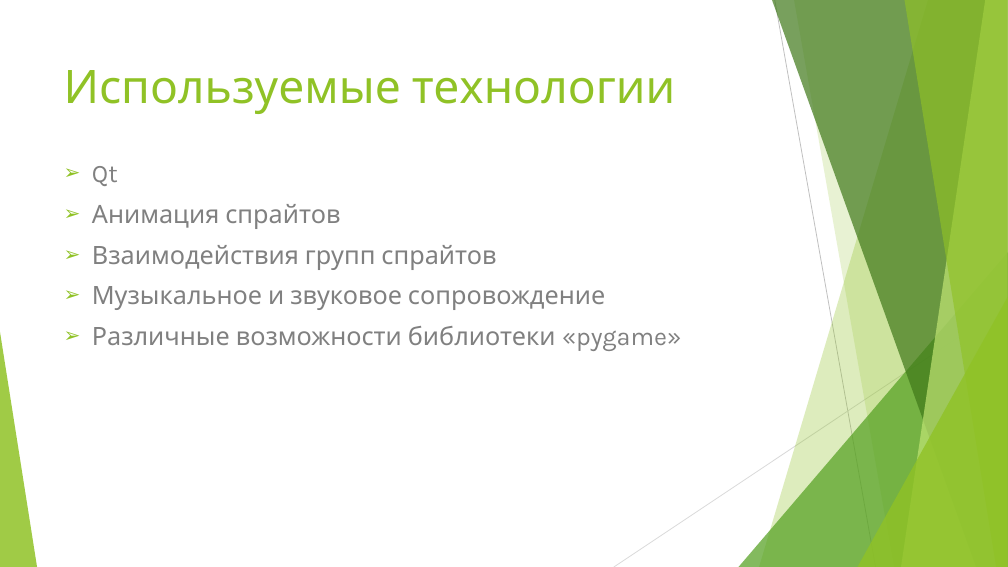
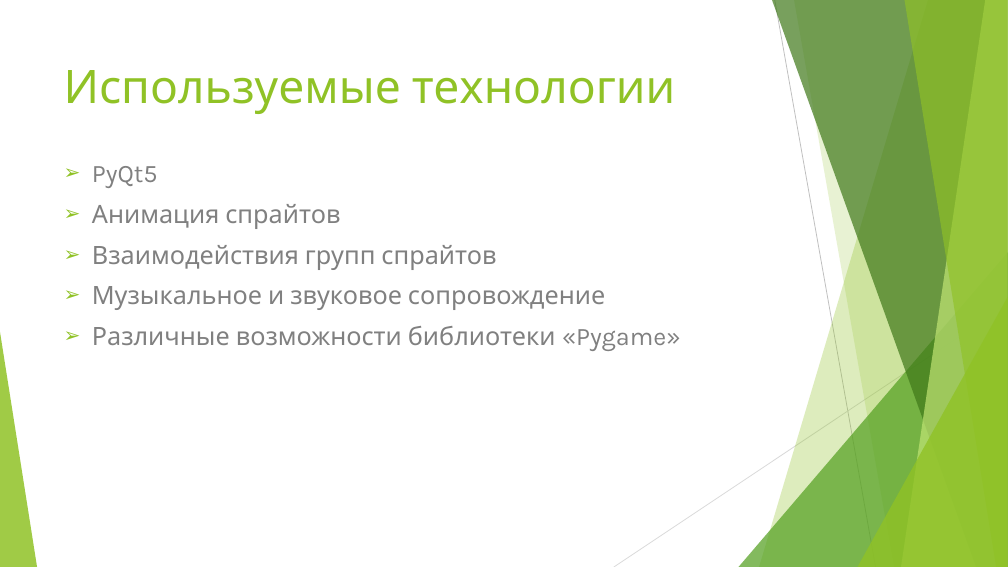
Before and after one commit to LebedenkoAlena/PyGame, a slide deck: slide 4 of CRAZY RABBIT.pptx (slide 3 before the commit). Drawn at 1008x567 pixels with LibreOffice and Linux fonts; fonts in the diff are those of the drawing. Boxes give left, top, right and bottom in pixels: in the first picture for what was removed or moved away, otherwise in the second. Text is boxed around its words. In the diff, an @@ line names an element or a change of style, - is before the commit and + after.

```diff
--- a/CRAZY RABBIT.pptx
+++ b/CRAZY RABBIT.pptx
@@ text at (92, 166, 158, 188): text changed @@
-➢ Qt
+➢ PyQt5
@@ text at (92, 326, 680, 351): text changed @@
-➢ Различные возможности библиотеки «pygame»
+➢ Различные возможности библиотеки «Pygame»
```
Also in this commit, not shown: 4 other slides changed.
